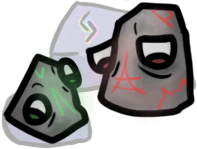
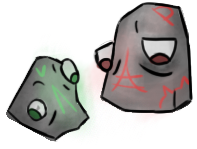
The second (197, 149) image is a revision of the first. Changes to its layers:
added layer "Capa 10" above "piedras con runas" over [6, 2, 194, 142]
added layer "piedras con runas" above "Capa 3" over [7, 3, 192, 145]
hid "Capa 2" over [2, 0, 196, 145]
hid "Capa 1" over [1, 0, 197, 149]
